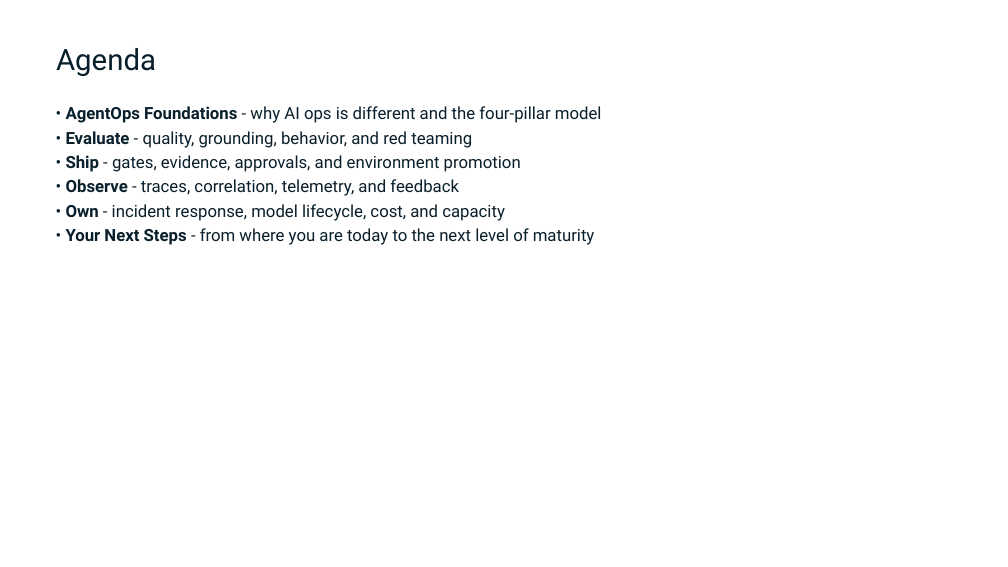
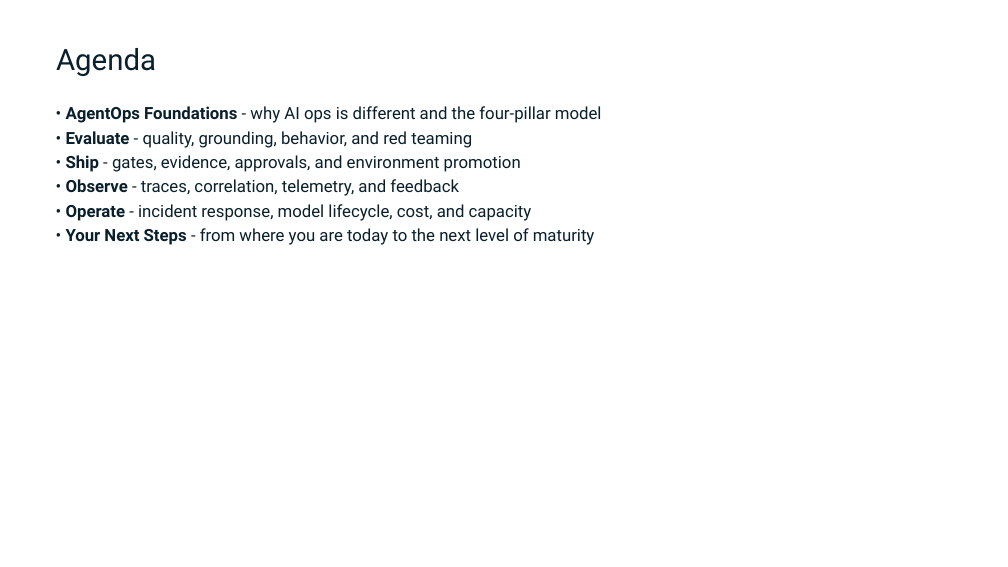
Before and after one commit to Azure/agentops-workshop, a slide deck: slide 2 of short/slides.pptx. Drawn at 1008x567 pixels with LibreOffice and Linux fonts; fonts in the diff are those of the drawing. Boxes give left, top, right and bottom in pixels: in the first picture for what was removed or moved away, otherwise in the second. Text is boxed around its words. In the diff, an @@ line names an element or a change of style, - is before the commit and + after.

```diff
--- a/short/slides.pptx
+++ b/short/slides.pptx
@@ text at [66,204,532,221]: text changed @@
-• Own - incident response, model lifecycle, cost, and capacity
+• Operate - incident response, model lifecycle, cost, and capacity
```
Also in this commit, not shown: 5 other slides changed, 1 other file.
